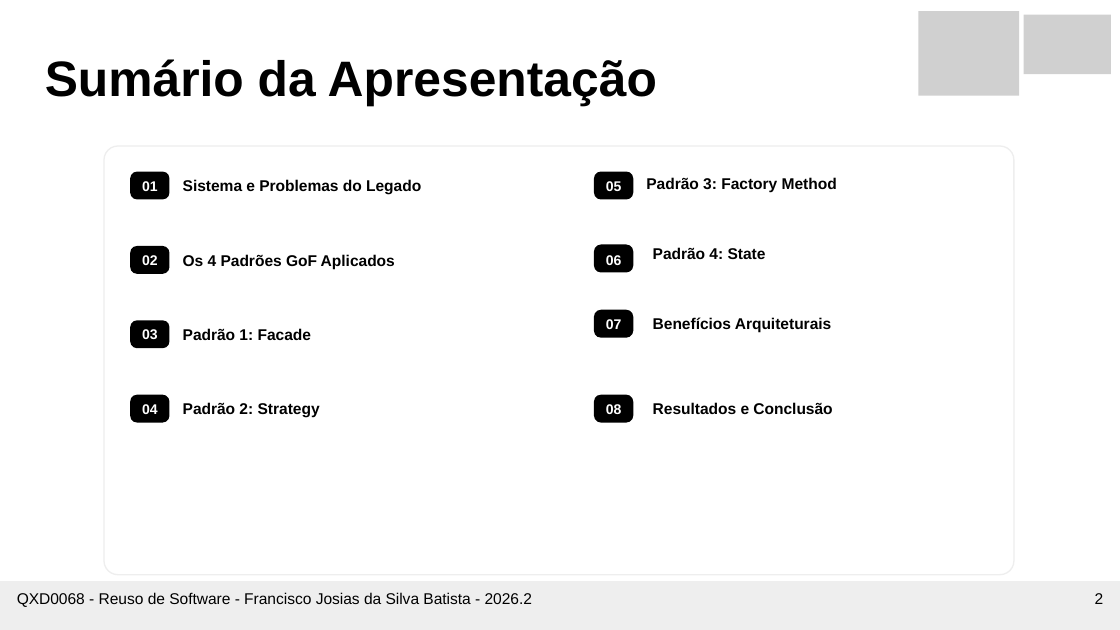
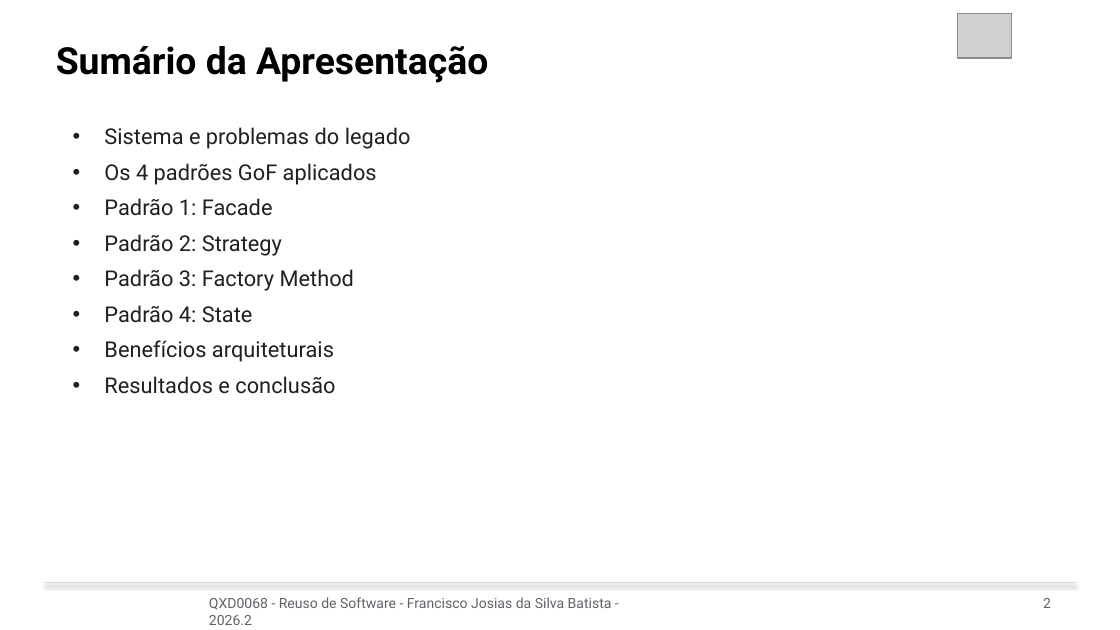
Before and after one commit to josiasdev/esufcqx, a slide deck: slide 2 of 10-semestre/reuso-software/Aula-18 - 14-10 - Apresentacao - do - trabalho 1 - refatoracao com padroes de projeto em sistema legado/Apresentacao_Allo_Protocol.pptx. Drawn at 1120x630 pixels with LibreOffice and Linux fonts; fonts in the diff are those of the drawing; grey boxes stand for pictures. Boxes give left, top, right and bottom in pixels: in the first picture for what was removed or moved away, otherwise in the second. Text is boxed around its words. In the diff, an @@ line names an element or a change of style, - is before the commit and + after.

```diff
--- a/10-semestre/reuso-software/Aula-18 - 14-10 - Apresentacao - do - trabalho 1 - refatoracao com padroes de projeto em sistema legado/Apresentacao_Allo_Protocol.pptx
+++ b/10-semestre/reuso-software/Aula-18 - 14-10 - Apresentacao - do - trabalho 1 - refatoracao com padroes de projeto em sistema legado/Apresentacao_Allo_Protocol.pptx
@@ picture removed at (x1=918, y1=11, x2=1019, y2=95) @@
@@ picture added at (x1=958, y1=13, x2=1011, y2=58) @@
@@ picture removed at (x1=1024, y1=15, x2=1111, y2=74) @@
@@ text "Sumário da Apresentação" moved from (x1=45, y1=59, x2=657, y2=106) to (x1=56, y1=46, x2=488, y2=83) @@
@@ text "Sumário da Apresentação" at (x1=56, y1=46, x2=488, y2=83): size 32 to 24 pt, font Arial to Roboto; vertical alignment middle to top @@
@@ text added at (x1=104, y1=127, x2=411, y2=394), 14 pt, text #202020 @@
+• Sistema e problemas do legado
+• Os 4 padrões GoF aplicados
+• Padrão 1: Facade
+• Padrão 2: Strategy
+• Padrão 3: Factory Method
+• Padrão 4: State
+• Benefícios arquiteturais
+• Resultados e conclusão
@@ group removed at (x1=104, y1=146, x2=1014, y2=575): 16 texts, 9 rounded rectangles @@
-01
-Sistema e Problemas do Legado
-02
-Os 4 Padrões GoF Aplicados
-03
-Padrão 1: Facade
-04
-Padrão 2: Strategy
-05
-Padrão 3: Factory Method
-06
-Padrão 4: State
-07
-Benefícios Arquiteturais
-08
-Resultados e Conclusão
@@ rectangle resized from (x1=0, y1=581, x2=1120, y2=629) to (x1=45, y1=582, x2=1075, y2=584) @@
@@ rectangle at (x1=45, y1=582, x2=1075, y2=584): fill #EEEEEE to #C8CBD0; shadow on @@
@@ text "QXD0068 - Reuso de Software ..." moved from (x1=17, y1=592, x2=532, y2=607) to (x1=209, y1=597, x2=612, y2=625) @@
@@ text "QXD0068 - Reuso de Software ..." at (x1=209, y1=597, x2=612, y2=625): size 10 to 9 pt, font Arial to Roboto, text colour #000000 to #5F6368 @@
@@ text "2" at (x1=1043, y1=598, x2=1051, y2=608): size 10 to 9 pt, font Arial to Roboto, text colour #000000 to #5F6368 @@
@@ text "2" moved from (x1=1095, y1=593, x2=1104, y2=604) to (x1=1043, y1=598, x2=1051, y2=608) @@
```
Also in this commit, not shown: 4 other slides changed, 7 slides added, 6 slides removed, 1 other file.
